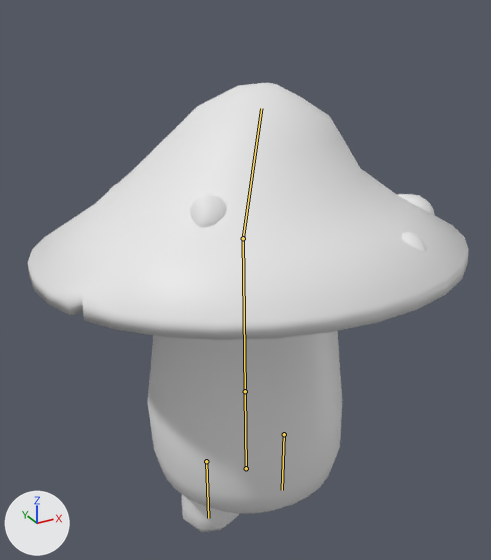
Before and after pictures for a commit that changed the Blender file Content/Enemies/Meshes/LilMushroomEnemy.blend.
One viewpoint serves both versions: a 50 mm lens placed at (-0.719, -1.301, 1.331), pointed at (0.015, 0.033, 0.663). Lighting does not change. The marker at lower left points along +X, +Y and +Z. The bones that bend it are drawn over the model as lines.
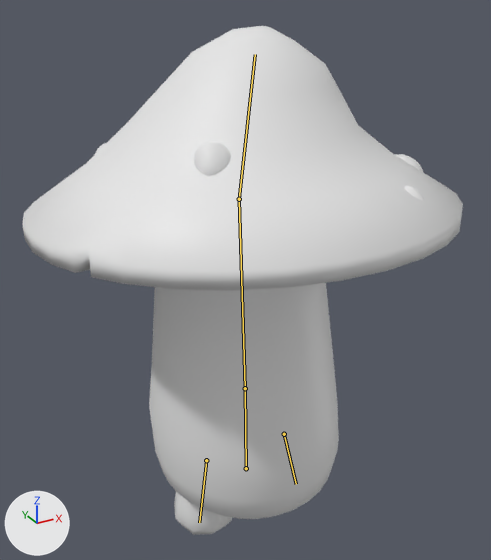
The newer file adds an action. The first version stands in its rest pose; the second is drawn at frame 27 of the action 'Flinch'.

Where the change shows, as pixel boxes (x1, y1, x2, y2) in the pictures (491 x 560 px):
'Circle.001', posed: before (28, 83, 469, 340); after (22, 26, 463, 290)
'Circle', posed: before (147, 331, 342, 514); after (149, 283, 339, 519)
'Cube.006', posed: before (181, 494, 239, 532); after (174, 492, 232, 535)
'Cube.001', posed: before (398, 194, 435, 216); after (394, 154, 424, 173)
'Cube.005', posed: before (402, 232, 427, 252); after (405, 186, 425, 201)
bone 'Bone', root to tip: before (246, 468) to (245, 391); after (246, 468) to (245, 388)
bone 'Bone.004', root to tip: before (245, 391) to (243, 238); after (245, 388) to (239, 199)
bone 'Bone.001', root to tip: before (243, 238) to (261, 108); after (239, 199) to (255, 54)
bone 'Bone.002', root to tip: before (206, 461) to (208, 518); after (206, 460) to (199, 522)
bone 'Bone.003', root to tip: before (284, 434) to (282, 490); after (284, 434) to (296, 484)

The edits, one by one:
Bone 'Bone' (bone_bone) is rescaled from (1.0, 1.0, 1.0) to (1.0, 1.04, 1.0).
Bone 'Bone.004' (bone_bone_004) turns from (0, 0, 0) to (-4, -9, 0) degrees about its own x, y and z.
Bone 'Bone.004' (bone_bone_004) is rescaled from (1.0, 1.0, 1.0) to (1.0, 1.14, 1.0).
Bone 'Bone.001' (bone_bone_001) turns from (0, 0, 0) to (3, 14, 1) degrees about its own x, y and z.
Bone 'Bone.001' (bone_bone_001) is rescaled from (1.0, 1.0, 1.0) to (1.0, 0.91, 1.0).
Bone 'Bone.002' (bone_bone_002) turns from (0, 0, 0) to (0, 0, -8) degrees about its own x, y and z.
Bone 'Bone.003' (bone_bone_003) turns from (0, 0, 0) to (0, 0, 15) degrees about its own x, y and z.
